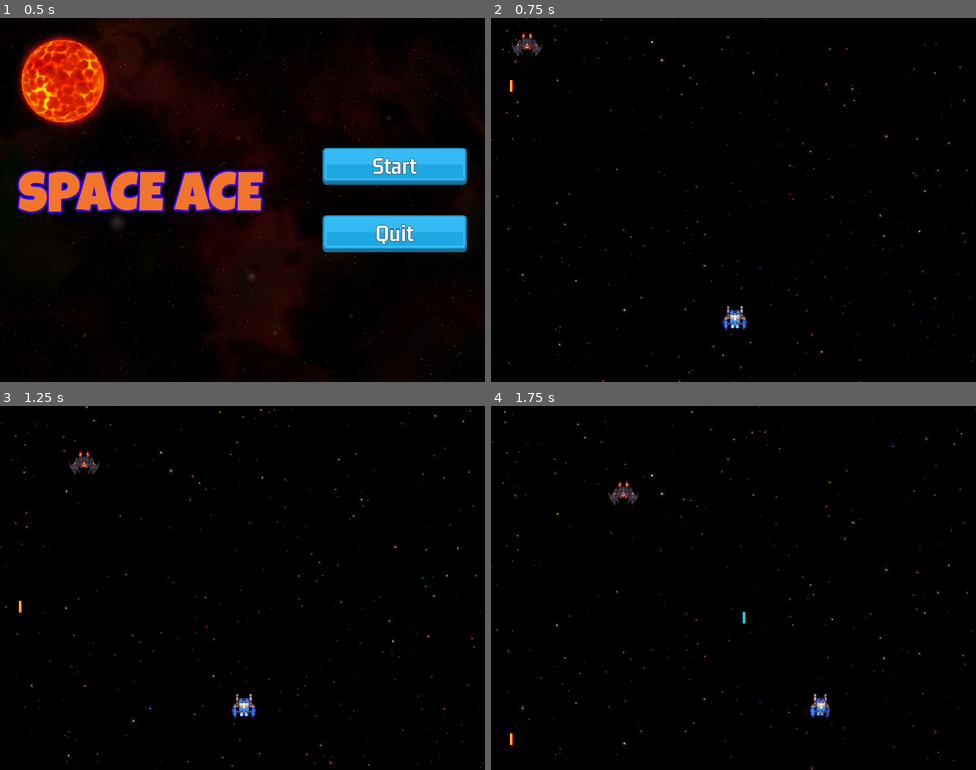
Above: before the commit, frames 1-4 (two rows, left to right).
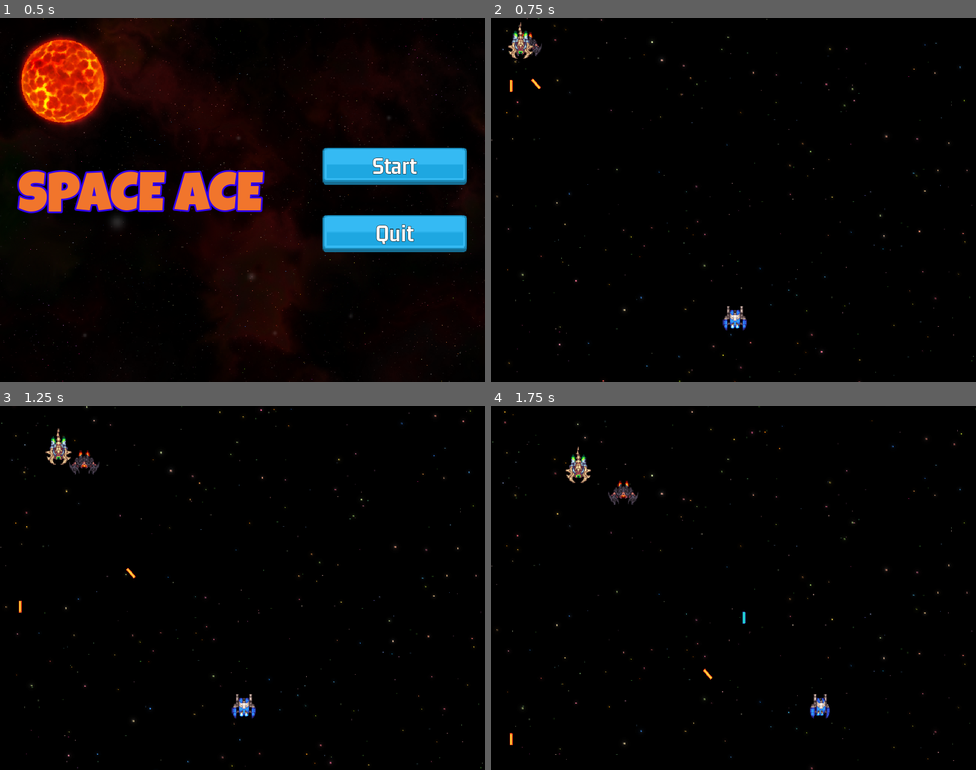
Above: after the commit, the same moments.

Repository: fj0lverkr/space-ace
Game: Godot game, scene res://scenes/main/main.tscn
Same seed, same stepped clock (60 frames per second), same inputs: the game is played once before the commit and once after it. Sound files missing from this copy of the repository are replaced by a short silence.
Inputs (mouse positions are in pixels of both pictures, inside the frame that each line leads up to):
- Up to frame 1 (0.5 s): no input
- Up to frame 2 (0.75 s): click "Start" at 0.5 s
- Up to frame 3 (1.25 s): no input
- Up to frame 4 (1.75 s): move the mouse to (840, 569) at 1.27 s; hold D (right) from 1.28 s (still down); click (840, 569) at 1.35 s

Frame 1 is identical in both runs. In frame 2, 0.3% of the frame differs, in the area x 3-11%, y 1-20%; in frame 3, 0.3%, in the area x 9-28%, y 6-48%; in frame 4, 0.3%.

Commit message:
Setup shooting types

Diff:
--- a/project.godot
+++ b/project.godot
@@ -17,6 +17,7 @@
 
 [autoload]
 
+Constants="*res://singletons/constants.gd"
 SignalBus="*res://singletons/signal_bus.gd"
 SoundManager="*res://singletons/sound_manager.gd"
 GameManager="*res://singletons/game_manager.gd"
@@ -33,6 +34,10 @@
 window/size/window_width_override=960
 window/size/window_height_override=720
 window/stretch/mode="canvas_items"
+
+[global_group]
+
+Player=""
 
 [input]
 
--- a/scenes/bullets/base/base_bullet.gd
+++ b/scenes/bullets/base/base_bullet.gd
@@ -8,6 +8,10 @@
 
 var _direction: Vector2 = Vector2.UP
 var _speed: float = 200.0
+
+
+func _ready() -> void:
+	look_at(_direction)
 
 
 func _process(delta: float) -> void:
--- a/scenes/bullets/enemy/enemy_bullet.gd
+++ b/scenes/bullets/enemy/enemy_bullet.gd
@@ -6,4 +6,5 @@
 
 
 func _ready() -> void:
+    super._ready()
     SoundManager.play_by_type(_sfx, SoundManager.SoundType.LASER)
--- a/scenes/bullets/enemy/enemy_bullet.tscn
+++ b/scenes/bullets/enemy/enemy_bullet.tscn
@@ -14,11 +14,13 @@
 script = ExtResource("2_4ggrc")
 
 [node name="Sprite2D" parent="." index="0"]
+rotation = 1.5708
 scale = Vector2(0.5, 0.5)
 texture = ExtResource("3_gk6fb")
 
 [node name="Shape" parent="." index="1"]
+rotation = 1.5708
 shape = SubResource("CapsuleShape2D_hwjj2")
 
 [node name="BulletTipMarker" parent="." index="3"]
-position = Vector2(0, 8)
+position = Vector2(8, 0)
--- a/scenes/enemies/base_enemy.gd
+++ b/scenes/enemies/base_enemy.gd
@@ -4,14 +4,13 @@
 enum Type {ZIPPER, BIO, BOMBER}
 enum SubType {YELLOW, BLUE, RED}
 
-const FLICKER: String = "flicker"
 const SUBTYPE: Dictionary = {
 	SubType.YELLOW: "yellow",
 	SubType.BLUE: "blue",
 	SubType.RED: "red",
 }
 const LASER_TIMEOUT: Dictionary = {
-		SubType.YELLOW: Vector2(1.0, 5.0),
+	SubType.YELLOW: Vector2(1.0, 5.0),
 	SubType.BLUE: Vector2(0.5, 3.0),
 	SubType.RED: Vector2(0.5, 2.0),
 }
@@ -28,20 +27,28 @@
 var _health: int
 var _speed: float
 var _subtype: String
-
 var _health_data: Dictionary
 var _speed_data: Dictionary
-
 var _can_shoot: bool = true
 var _laser_timeout: Vector2
+var _player_ref: Player
 
 
 func _ready() -> void:
-	pass
+	_player_ref = _get_player_ref()
 
 
 func _process(delta: float) -> void:
 	progress += _speed * delta
+
+
+func _get_player_ref() -> Player:
+	var nodes: Array[Node] = get_tree().get_nodes_in_group(Constants.GRP_PLAYER)
+
+	if nodes.is_empty():
+		return null
+
+	return nodes[0]
 
 
 func setup(s: SubType) -> void:
@@ -52,11 +59,11 @@
 
 
 func _on_out_of_time_timeout() -> void:
-	animation_player.play(FLICKER)
+	animation_player.play(Constants.FLICKER)
 
 
 func _on_animation_player_animation_finished(anim_name: StringName) -> void:
-	if anim_name == FLICKER:
+	if anim_name == Constants.FLICKER:
 		queue_free()
 
 
--- a/scenes/enemies/enemy_bio.gd
+++ b/scenes/enemies/enemy_bio.gd
@@ -13,6 +13,9 @@
 	SubType.RED: 120
 }
 
+@onready
+var _marker_gun: Marker2D = $MarkerGun
+
 
 func _ready() -> void:
 	super._ready()
@@ -21,6 +24,8 @@
 
 func _process(delta: float) -> void:
 	super._process(delta)
+	var dir: Vector2 = _player_ref.global_position - _marker_gun.global_position
+	_shoot(_marker_gun.global_position, false, dir)
 
 
 func setup(s: SubType) -> void:
--- a/scenes/enemies/enemy_bio.tscn
+++ b/scenes/enemies/enemy_bio.tscn
@@ -128,4 +128,7 @@
 [node name="OutOfTime" parent="." index="2"]
 autostart = true
 
+[node name="MarkerGun" type="Marker2D" parent="." index="5"]
+position = Vector2(0, 17)
+
 [editable path="CollidableObject"]
--- a/scenes/level/level.gd
+++ b/scenes/level/level.gd
@@ -16,6 +16,7 @@
 	# for testing purposes
 	#SignalBus.on_try_powerup.emit(100.0, PowerUp.Type.SHIELD, Vector2(100.0, 100.0))
 	SignalBus.on_request_enemy.emit(BaseEnemy.Type.ZIPPER, BaseEnemy.SubType.RED, _remove_me)
+	SignalBus.on_request_enemy.emit(BaseEnemy.Type.BIO, BaseEnemy.SubType.YELLOW, _remove_me)
 
 
 func _process(delta: float) -> void:
--- a/scenes/player/player.gd
+++ b/scenes/player/player.gd
@@ -1,8 +1,5 @@
 class_name Player
 extends Area2D
-
-const MARGINF: float = 20.0
-const MARGIN: Vector2 = Vector2(MARGINF, MARGINF)
 
 @export
 var _speed: float = 250.0
@@ -27,8 +24,8 @@
 	SignalBus.on_pause.connect(_toggle_pause.bind(true))
 	SignalBus.on_continue.connect(_toggle_pause.bind(false))
 	_bounds = get_viewport_rect()
-	_bounds.position += MARGIN
-	_bounds.end -= MARGIN * 2
+	_bounds.position += Constants.MARGIN
+	_bounds.end -= Constants.MARGIN * 2
 
 
 func _process(delta: float) -> void:
--- a/scenes/player/player.tscn
+++ b/scenes/player/player.tscn
@@ -65,7 +65,7 @@
 "turn": SubResource("Animation_3lunt")
 }
 
-[node name="Player" type="Area2D"]
+[node name="Player" type="Area2D" groups=["Player"]]
 collision_mask = 90
 script = ExtResource("1_becm4")
 
--- a/scenes/shield/shield.gd
+++ b/scenes/shield/shield.gd
@@ -57,7 +57,7 @@
 
 
 func _on_animation_player_animation_finished(anim_name: StringName) -> void:
-	if anim_name == "flicker":
+	if anim_name == Constants.FLICKER:
 		hide()
 
 
--- /dev/null
+++ b/singletons/constants.gd
@@ -0,0 +1,7 @@
+extends Node
+
+const MARGINF: float = 20.0
+const MARGIN: Vector2 = Vector2(MARGINF, MARGINF)
+
+const FLICKER: String = "flicker"
+const GRP_PLAYER: String = "Player"
